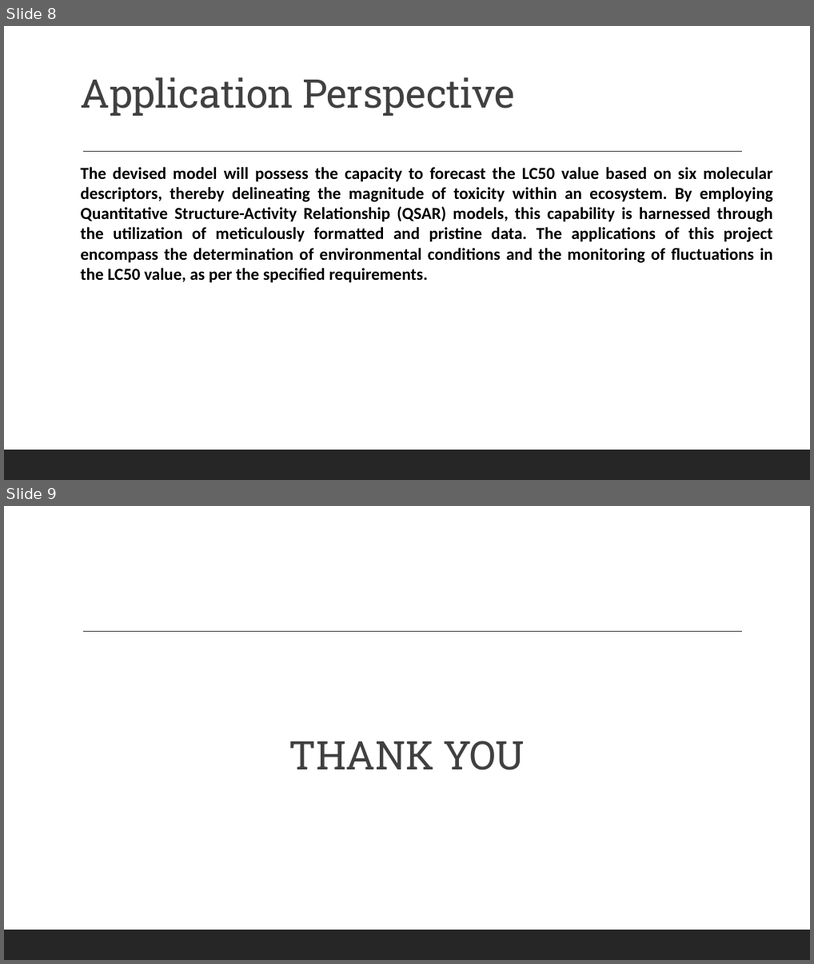
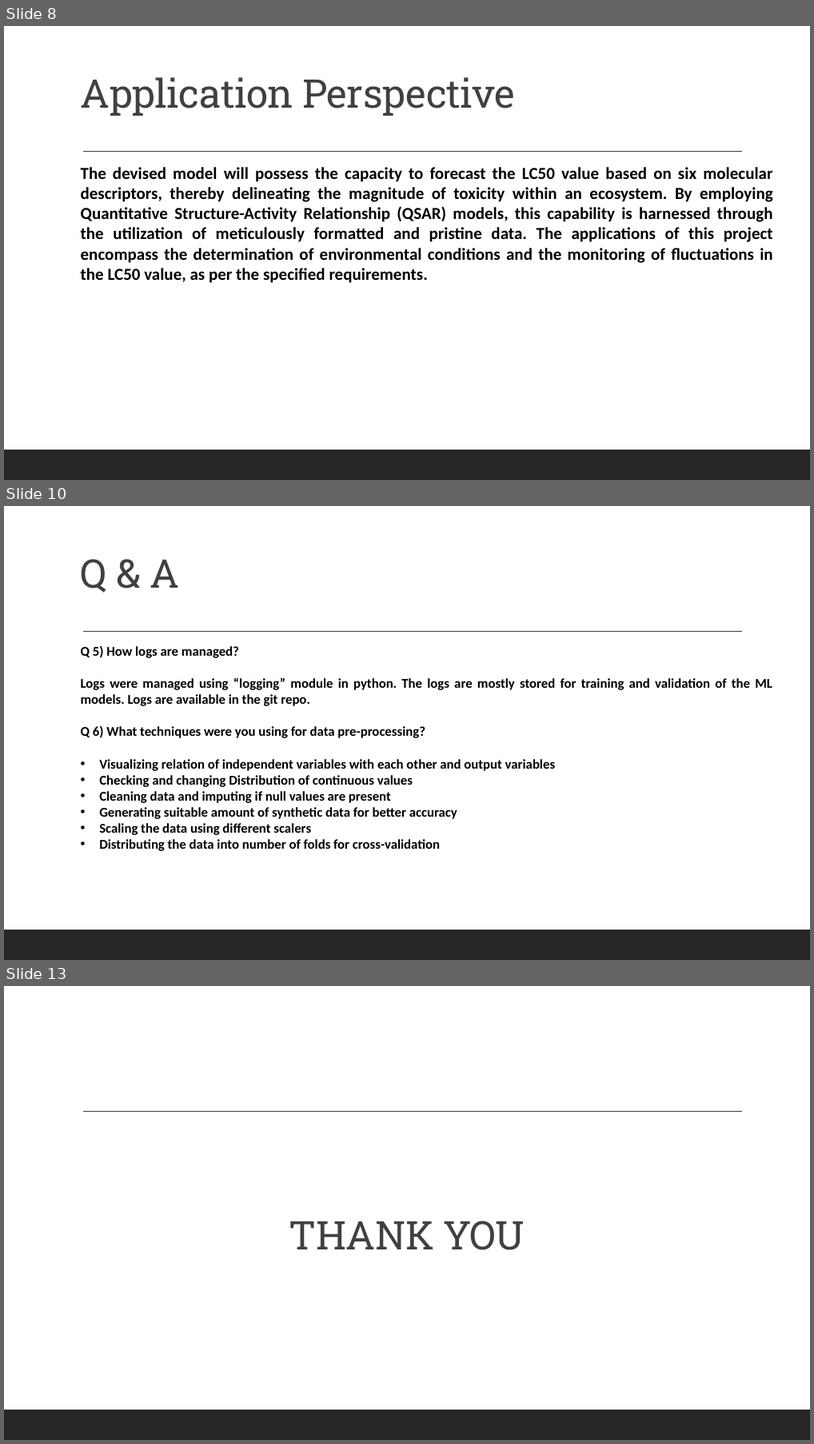
Before and after one commit to TRY-ER/Prediction-of-LC50-value-using-Quantitative-structure-activity-relationship-models-QSAR-models-, a slide deck: docs/LC50 VALUE PREDICTION.pptx. Shown one above the other, each under a label of ours: slides 8 and 9 before the commit, slides 8, 10 and 13 after it; the slides between them are not shown. The pictures are 814x964 and 814x1444 pixels, drawn with LibreOffice and Linux fonts; fonts in the diff are those of the drawing. Boxes give left, top, right and bottom in pixels: in the first picture for what was removed or moved away, otherwise in the second. Text is boxed around its words. In the diff, an @@ line names an element or a change of style, - is before the commit and + after.

```diff
--- a/docs/LC50 VALUE PREDICTION.pptx
+++ b/docs/LC50 VALUE PREDICTION.pptx
@@ slide 10 added at (x1=4, y1=506, x2=810, y2=960), background #FFFFFF; not listed: 2 template elements that a slide beside it also shows @@
@@ title added at (x1=81, y1=559, x2=179, y2=592), 47 pt, text #404040 @@
+Q & A
@@ text added at (x1=81, y1=645, x2=773, y2=851), 16 pt, text #000000, bold @@
+Q 5) How logs are managed?
+Logs were managed using “logging” module in python. The logs are mostly stored for training and validation of the ML models. Logs are available in the git repo.
+Q 6) What techniques were you using for data pre-processing?
+• Visualizing relation of independent variables with each other and output variables
+• Checking and changing Distribution of continuous values
+• Cleaning data and imputing if null values are present
+• Generating suitable amount of synthetic data for better accuracy
+• Scaling the data using different scalers
+• Distributing the data into number of folds for cross-validation
@@ what was slide 9 is now slide 13 @@
```
Also in this commit, not shown: 3 other slides added, 2 other files.
